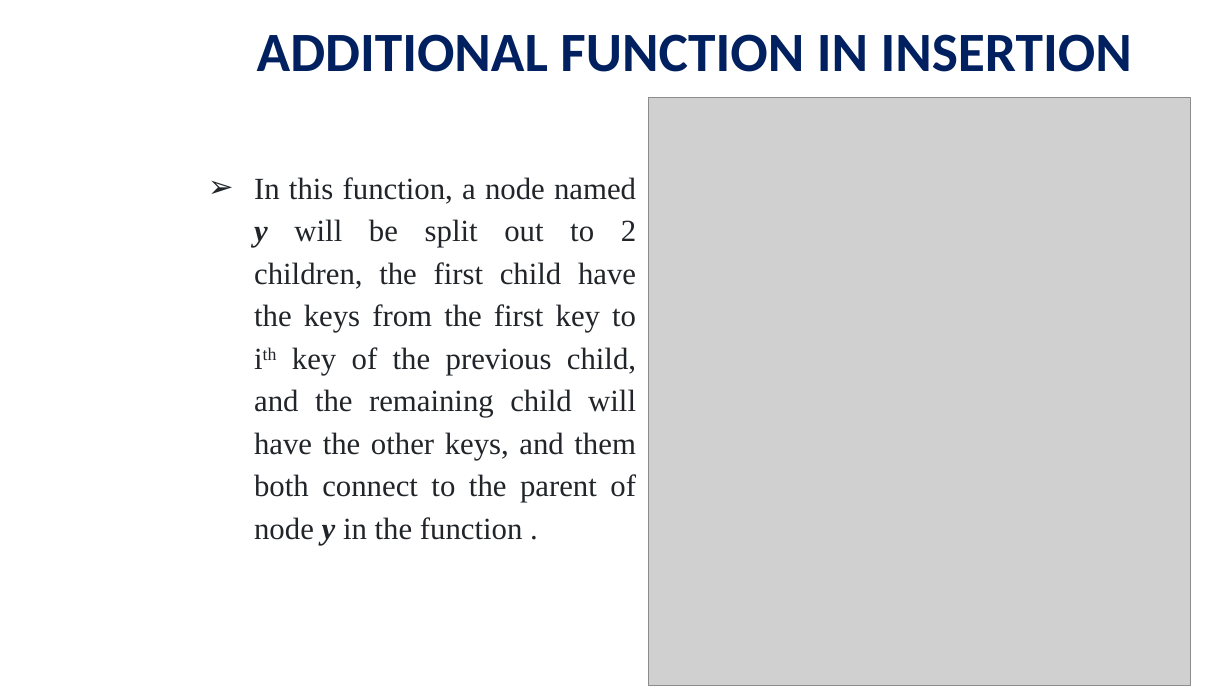
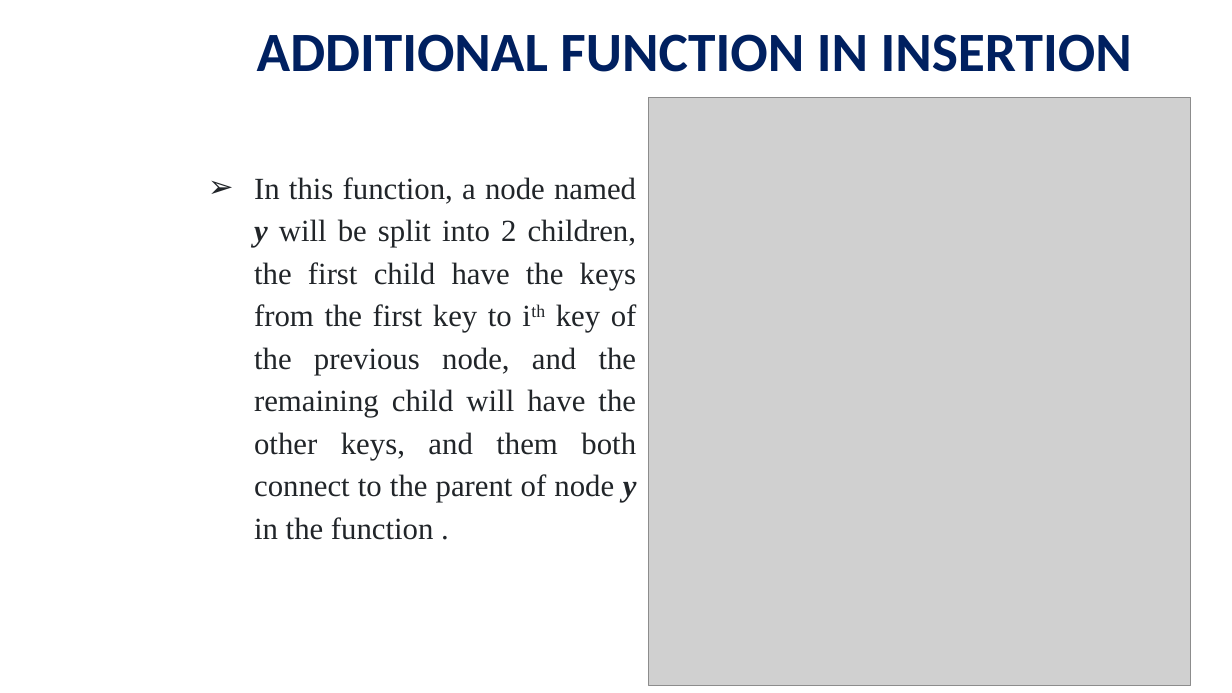
Before and after one commit to viettungvuong/Seminar, a slide deck: slide 26 of Seminar.pptx. Drawn at 1232x693 pixels with LibreOffice and Linux fonts; fonts in the diff are those of the drawing; grey boxes stand for pictures; background and template pictures are left out. Boxes give left, top, right and bottom in pixels: in the first picture for what was removed or moved away, otherwise in the second. Text is boxed around its words. In the diff, an @@ line names an element or a change of style, - is before the commit and + after.

Commit message:
Chỉnh lại đoạn nói về insertion

```diff
--- a/Seminar.pptx
+++ b/Seminar.pptx
@@ text at (x1=254, y1=177, x2=637, y2=540): text changed @@
-➢ In this function, a node named y will be split out to 2 children, the first child have the keys from the first key to ith key of the previous child, and the remaining child will have the other keys, and them both connect to the parent of node y in the function .
+➢ In this function, a node named y will be split into 2 children, the first child have the keys from the first key to ith key of the previous node, and the remaining child will have the other keys, and them both connect to the parent of node y in the function .
```
